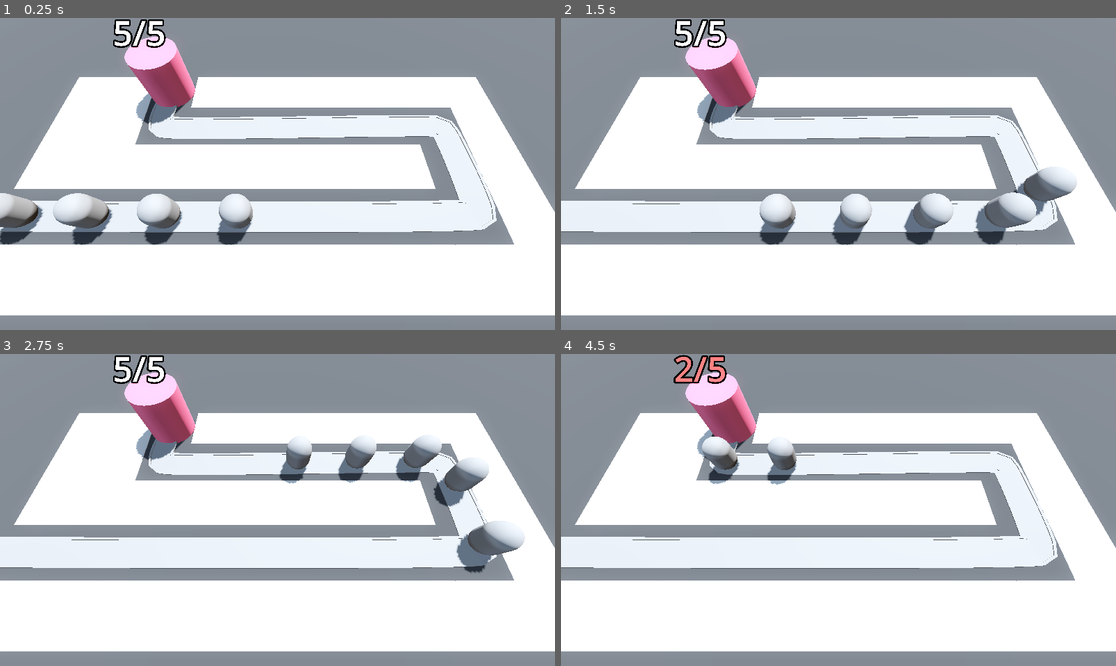
Above: before the commit, frames 1-4 (two rows, left to right).
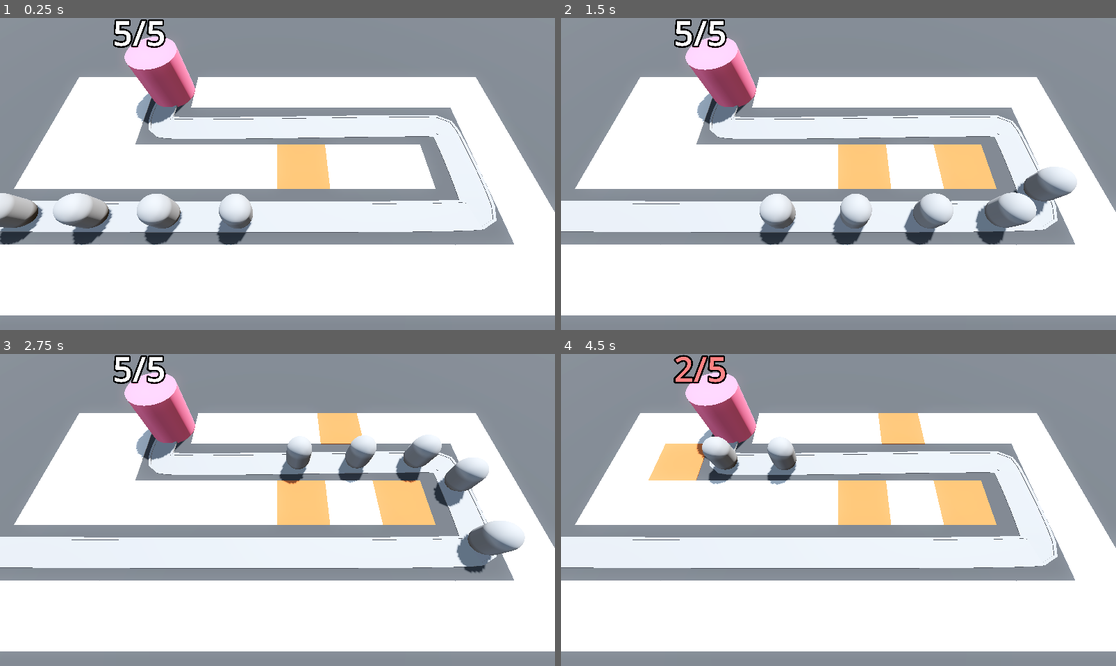
Above: after the commit, the same moments.

Repository: ivdobry/barbarianTD
Game: Godot game, scene res://scenes/base_level.tscn
Two runs of this game, one before a commit and one after it. Both use one fixed random seed, a clock stepped at 60 frames per second and the inputs below.
Inputs (mouse positions are in pixels of both pictures, inside the frame that each line leads up to):
- Up to frame 1 (0.25 s): no input
- Up to frame 2 (1.5 s): move the mouse to (960, 158) at 0.52 s; move the mouse to (727, 189) at 1.27 s
- Up to frame 3 (2.75 s): move the mouse to (333, 441) at 2.02 s
- Up to frame 4 (4.5 s): move the mouse to (810, 572) at 2.77 s; move the mouse to (1005, 556) at 3.52 s; move the mouse to (672, 463) at 4.27 s

The runs differ from the first frame. In frame 1, 1.3% of the frame differs, in the area x 49-60%, y 40-55%; in frame 2, 2.6%; in frame 3, 3.3%; in frame 4, 4.3%, in the area x 15-79%, y 18-55%.

Commit message:
Raycast camera.

Diff:
--- a/scenes/base_level.tscn
+++ b/scenes/base_level.tscn
@@ -1,6 +1,7 @@
-[gd_scene load_steps=9 format=3 uid="uid://c06t4jyybkkae"]
+[gd_scene load_steps=10 format=3 uid="uid://c06t4jyybkkae"]
 
 [ext_resource type="MeshLibrary" uid="uid://b5vdn7cnsmxfj" path="res://mesh library/SpaceLibrary.tres" id="1_6tisa"]
+[ext_resource type="PackedScene" uid="uid://7bcpu5hp5ibu" path="res://scenes/camera/ray_picker_camera.tscn" id="1_oox4p"]
 [ext_resource type="PackedScene" uid="uid://dy8v6xnkbj4vx" path="res://scenes/enemy/enemy.tscn" id="2_dbkse"]
 [ext_resource type="PackedScene" uid="uid://cg0un1v8vp4ep" path="res://scenes/base/base.tscn" id="3_0n1tn"]
 
@@ -41,8 +42,9 @@
 size = Vector3(100, 2, 100)
 material = SubResource("StandardMaterial3D_6tisa")
 
-[node name="Camera3D" type="Camera3D" parent="."]
+[node name="RayPickerCamera" parent="." node_paths=PackedStringArray("grid_map") instance=ExtResource("1_oox4p")]
 transform = Transform3D(1, 0, 0, 0, 0.4226183, 0.90630794, 0, -0.90630794, 0.4226183, 0, 14.5, 9.5)
+grid_map = NodePath("../GridMap")
 
 [node name="GridMap" type="GridMap" parent="."]
 mesh_library = ExtResource("1_6tisa")
@@ -101,7 +103,7 @@
 transform = Transform3D(-0.0069602854, 0.0020775187, -0.99996036, -2.3282752e-10, 0.99998546, 0.0020775672, 0.9999623, 1.4460902e-05, -0.006960272, -26.405573, 0, 6.0292697)
 
 [node name="Enemy2" parent="Path3D" instance=ExtResource("2_dbkse")]
-transform = Transform3D(-0.0055262498, 0.0017830286, -0.99996984, -2.7713459e-06, 0.999986, 0.0017830696, 0.9999712, 1.2625133e-05, -0.005526237, -21.405851, -0.009489734, 6.059698)
+transform = Transform3D(-0.0055262498, 0.0017830278, -0.99996936, -2.7713459e-06, 0.9999855, 0.0017830688, 0.9999712, 1.2625127e-05, -0.005526235, -21.405851, -0.009489734, 6.059698)
 progress = 5.0
 
 [node name="Enemy3" parent="Path3D" instance=ExtResource("2_dbkse")]
@@ -113,7 +115,7 @@
 progress = 15.0
 
 [node name="Enemy5" parent="Path3D" instance=ExtResource("2_dbkse")]
-transform = Transform3D(-0.0019695999, 0.0010527103, -0.9999842, -7.815961e-06, 0.99998707, 0.0010527269, 0.9999845, 9.889431e-06, -0.001969591, -6.40581, -0.0312357, 6.1182404)
+transform = Transform3D(-0.001969599, 0.0010527103, -0.9999842, -7.815957e-06, 0.99998707, 0.0010527269, 0.999984, 9.889431e-06, -0.001969591, -6.40581, -0.0312357, 6.1182404)
 progress = 20.0
 
 [node name="Base" parent="." instance=ExtResource("3_0n1tn")]
--- /dev/null
+++ b/scenes/camera/ray_picker_camera.gd
@@ -0,0 +1,18 @@
+extends Camera3D
+
+@export var grid_map: GridMap
+
+@onready var ray_cast_3d: RayCast3D = $RayCast3D
+
+func _process(_delta: float) -> void:
+	var _mouse_position: Vector2 = get_viewport().get_mouse_position()
+	ray_cast_3d.target_position = project_local_ray_normal(_mouse_position) * 100.0
+	ray_cast_3d.force_raycast_update()
+
+	if ray_cast_3d.is_colliding():
+		var collider = ray_cast_3d.get_collider()
+		if collider is GridMap:
+			var collision_point = ray_cast_3d.get_collision_point()
+			var cell = grid_map.local_to_map(collision_point)
+			if !grid_map.get_cell_item(cell):
+				grid_map.set_cell_item(cell, 1)
--- /dev/null
+++ b/scenes/camera/ray_picker_camera.tscn
@@ -0,0 +1,10 @@
+[gd_scene load_steps=2 format=3 uid="uid://7bcpu5hp5ibu"]
+
+[ext_resource type="Script" uid="uid://bhhfvu22jb3g5" path="res://scenes/camera/ray_picker_camera.gd" id="1_2jn3a"]
+
+[node name="RayPickerCamera" type="Camera3D"]
+transform = Transform3D(1, 0, 0, 0, 0.4226183, 0.90630794, 0, -0.90630794, 0.4226183, 0, 0, 0)
+script = ExtResource("1_2jn3a")
+
+[node name="RayCast3D" type="RayCast3D" parent="."]
+target_position = Vector3(0, 0, -2)
Not shown, added: scenes/camera/ray_picker_camera.gd.uid
